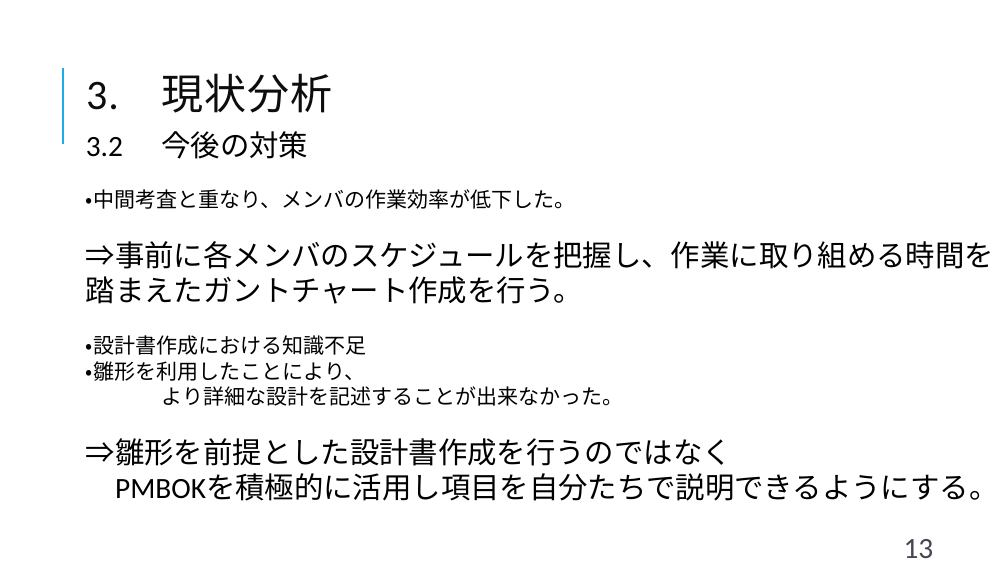
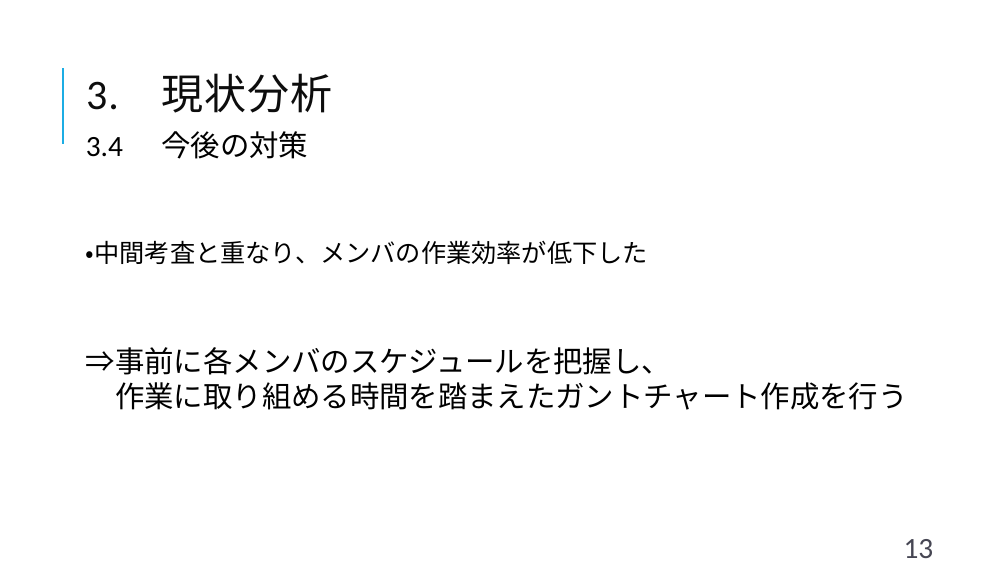
Before and after one commit to shimoda-a/pmpractice, a slide deck: slide 13 of yabuki-a/PM演習矢吹a/PM演習_中間報告_矢吹研A班.pptx. Drawn at 1008x567 pixels with LibreOffice and Linux fonts; fonts in the diff are those of the drawing. Boxes give left, top, right and bottom in pixels: in the first picture for what was removed or moved away, otherwise in the second. Text is boxed around its words. In the diff, an @@ line names an element or a change of style, - is before the commit and + after.

Commit message:
中間報告、管理ツール、表紙

```diff
--- a/yabuki-a/PM演習矢吹a/PM演習_中間報告_矢吹研A班.pptx
+++ b/yabuki-a/PM演習矢吹a/PM演習_中間報告_矢吹研A班.pptx
@@ text at <box>86,131,308,159</box>: text changed @@
-3.2 今後の対策
+3.4 今後の対策
@@ text at <box>86,240,907,410</box>: text changed @@
-・中間考査と重なり、メンバの作業効率が低下した。
-⇒事前に各メンバのスケジュールを把握し、作業に取り組める時間を踏まえたガントチャート作成を行う。
-・設計書作成における知識不足
-・雛形を利用したことにより、
-より詳細な設計を記述することが出来なかった。
-⇒雛形を前提とした設計書作成を行うのではなく
-PMBOKを積極的に活用し項目を自分たちで説明できるようにする。
+・中間考査と重なり、メンバの作業効率が低下した
+⇒事前に各メンバのスケジュールを把握し、
+作業に取り組める時間を踏まえたガントチャート作成を行う
```
Also in this commit, not shown: 10 other slides changed, 2 slides added, 1 slide removed, 2 other files.
